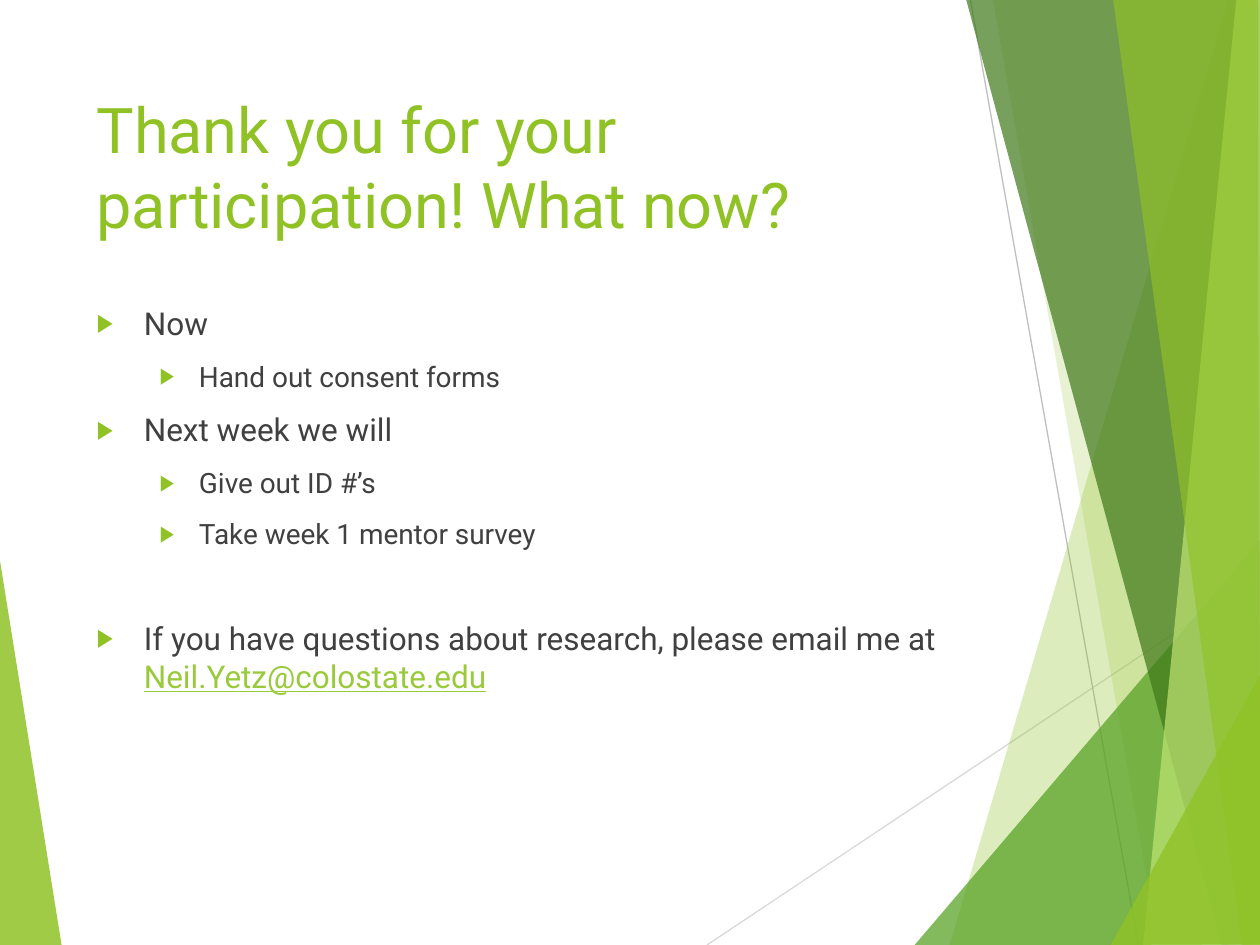
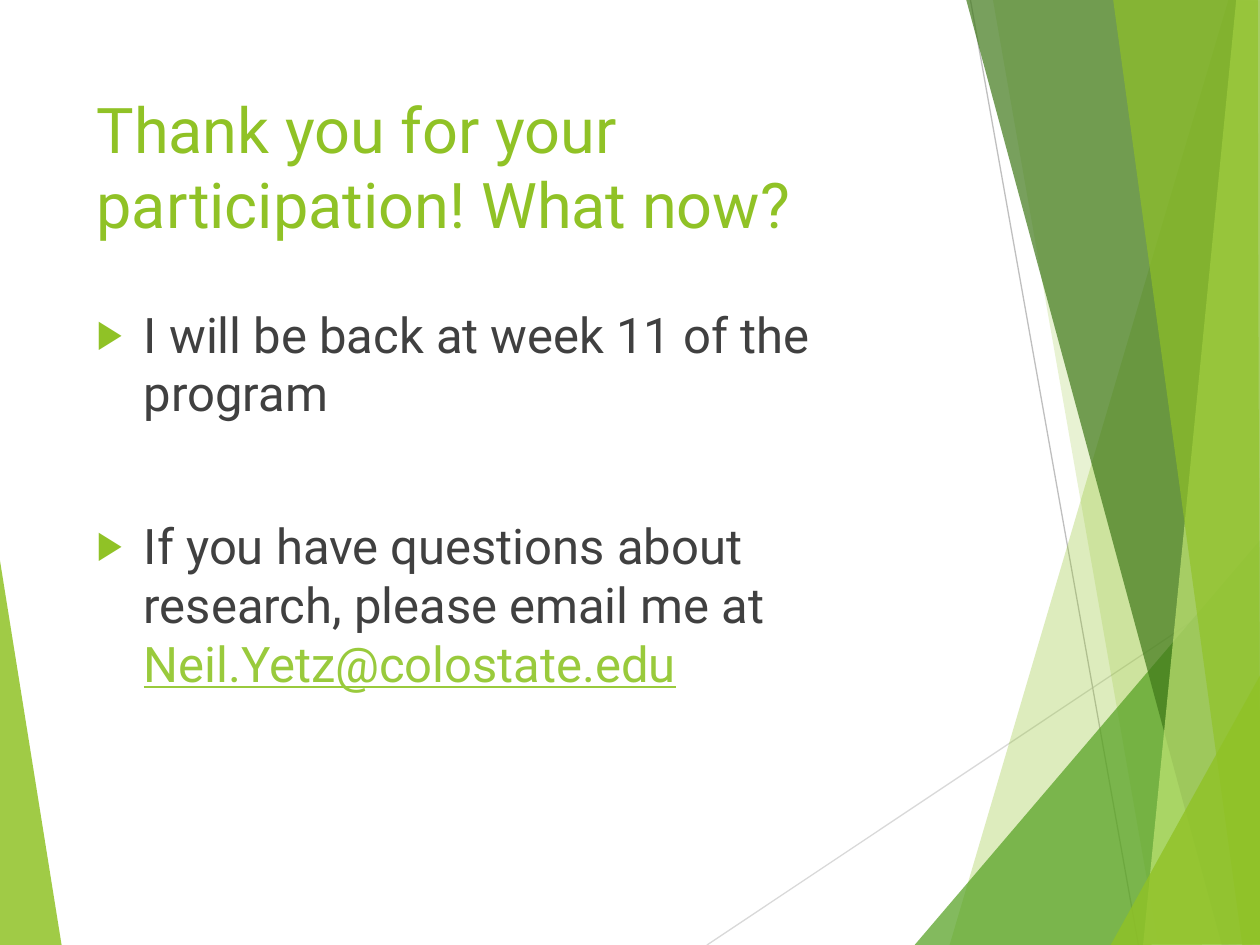
Before and after one commit to ndyetz/Campus_Connections, a slide deck: slide 6 of Other/Research presentation for mentors.pptx (slide 9 before the commit). Drawn at 1260x945 pixels with LibreOffice and Linux fonts; fonts in the diff are those of the drawing. Boxes give left, top, right and bottom in pixels: in the first picture for what was removed or moved away, otherwise in the second. Text is boxed around its words. In the diff, an @@ line names an element or a change of style, - is before the commit and + after.

```diff
--- a/Other/Research presentation for mentors.pptx
+++ b/Other/Research presentation for mentors.pptx
@@ text at box(144, 315, 810, 421): text changed; size 16 to 28 pt @@
-▶ Now
-  ▶ Hand out consent forms
-▶ Next week we will
-  ▶ Give out ID #’s
-  ▶ Take week 1 mentor survey
+▶ I will be back at week 11 of the program
@@ text at box(144, 526, 765, 693): size 18 to 28 pt in "If you have questions about research, please ..." @@
```
Also in this commit, not shown: 2 other slides changed, 1 slide added, 1 slide removed, 5 other files.
